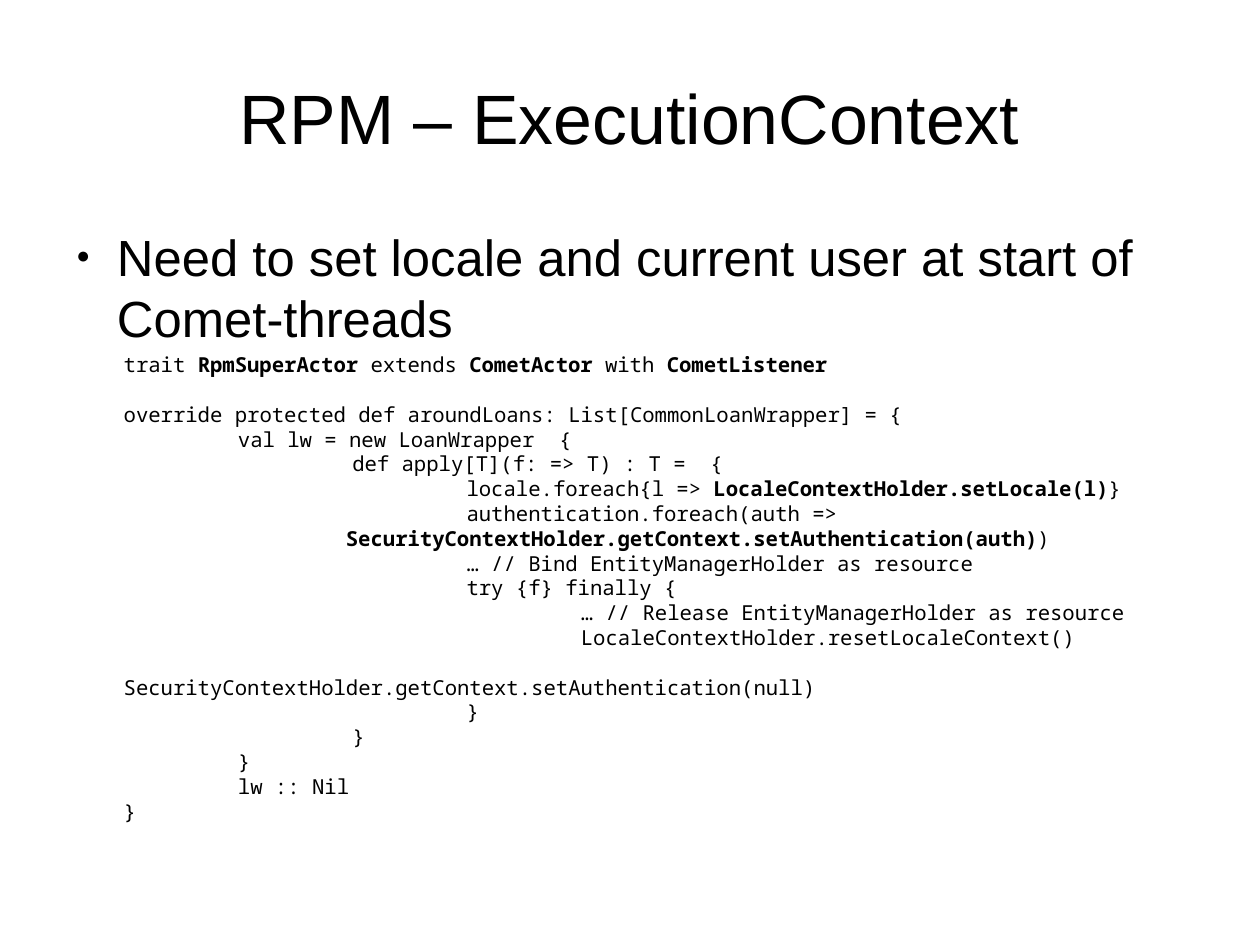
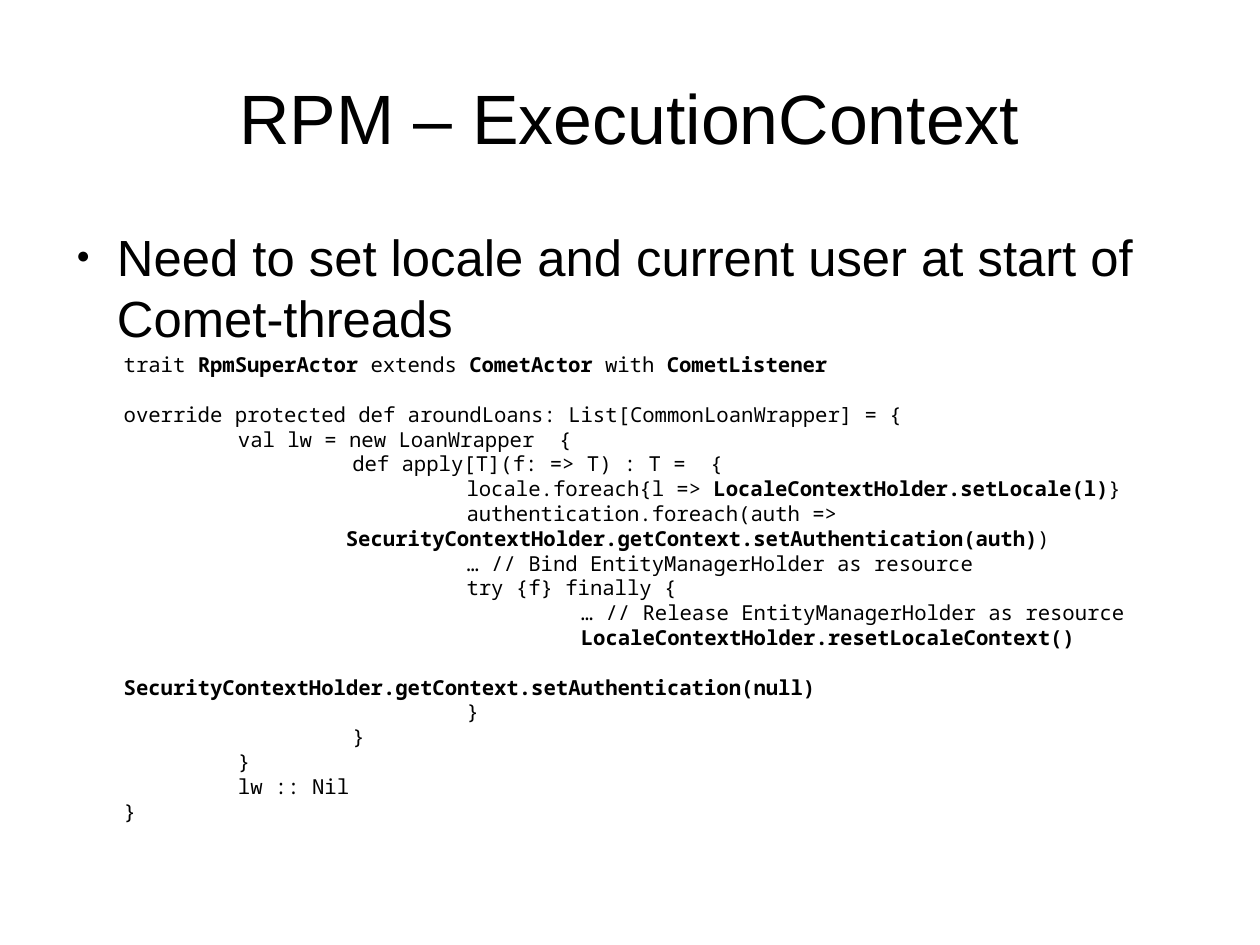
Before and after one commit to andreak/slol-2011, a slide deck: slide 39 of Scala-LiftOff-2011-lift-from-jee-perspective.odp (slide 40 before the commit). Drawn at 1260x945 pixels with LibreOffice and Linux fonts; fonts in the diff are those of the drawing. Boxes give left, top, right and bottom in pixels: in the first picture for what was removed or moved away, otherwise in the second. Text is boxed around its words. In the diff, an @@ line names an element or a change of style, - is before the commit and + after.

```diff
--- a/Scala-LiftOff-2011-lift-from-jee-perspective.odp
+++ b/Scala-LiftOff-2011-lift-from-jee-perspective.odp
@@ text at (124, 629, 1075, 700): bold on in "LocaleContextHolder.resetLocaleContext()", "SecurityContextHolder.getContext.setAuthentication(null)" @@
```
Also in this commit, not shown: 5 other slides changed, 1 slide added, 1 slide removed.
